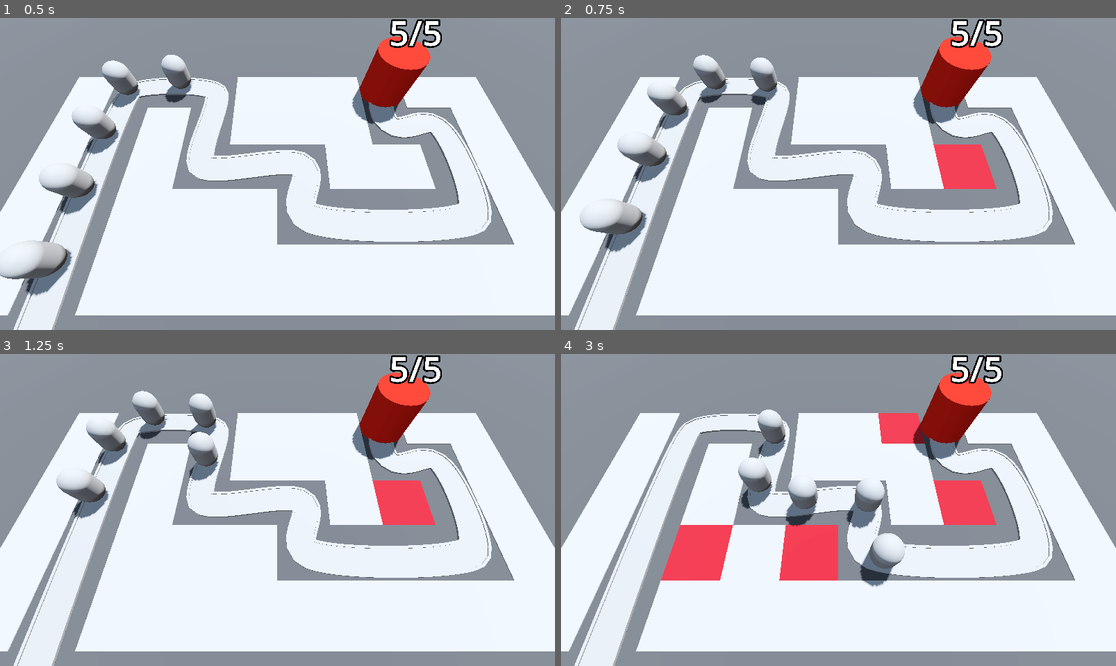
Above: before the commit, frames 1-4 (two rows, left to right).
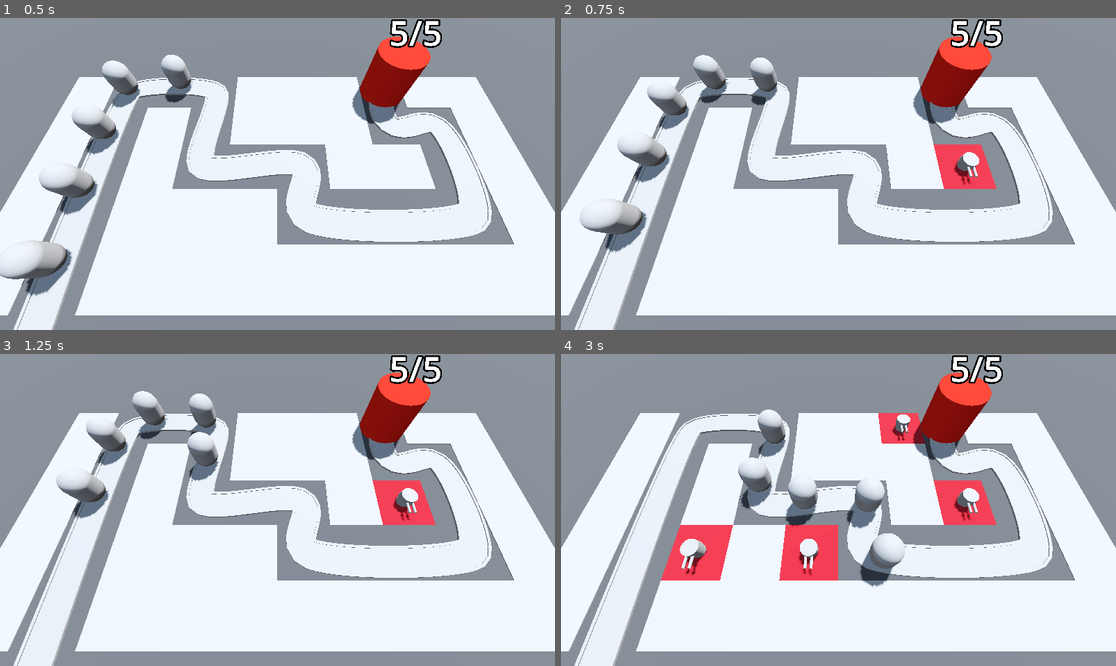
Above: after the commit, the same moments.

Repository: JonathanCarey13/BarbarrianBlaste
Game: Godot game, scene res://BaseLevel.tscn
Same seed, same stepped clock (60 frames per second), same inputs: the game is played once before the commit and once after it.
Inputs (mouse positions are in pixels of both pictures, inside the frame that each line leads up to):
- Up to frame 1 (0.5 s): no input
- Up to frame 2 (0.75 s): move the mouse to (960, 158) at 0.52 s; press the mouse at (960, 158) at 0.53 s
- Up to frame 3 (1.25 s): no input
- Up to frame 4 (3 s): move the mouse to (727, 525) at 1.27 s; release the mouse at (727, 525) at 1.28 s; click (727, 525) at 1.35 s; move the mouse to (894, 441) at 2.02 s; press the mouse at (894, 441) at 2.03 s; move the mouse to (810, 572) at 2.77 s; release the mouse at (810, 572) at 2.78 s; click (810, 572) at 2.85 s

Frame 1 is identical in both runs. In frame 2, 0.3% of the frame differs, in the area x 70-76%, y 42-54%; in frame 3, 0.3%; in frame 4, 1.1%, in the area x 21-76%, y 19-71%.

Commit message:
added ability to add turrets to gridmap

Diff:
--- a/BaseLevel.tscn
+++ b/BaseLevel.tscn
@@ -1,9 +1,11 @@
-[gd_scene load_steps=10 format=3 uid="uid://cd34dfm3l1ax0"]
+[gd_scene load_steps=12 format=3 uid="uid://cd34dfm3l1ax0"]
 
 [ext_resource type="PackedScene" uid="uid://b5esgievoe5jb" path="res://RayPickerCamera/ray_picker_camera.tscn" id="1_fbyuq"]
 [ext_resource type="MeshLibrary" uid="uid://02vobfcfsqo1" path="res://MeshLibraries/SpaceLibrary.tres" id="1_gxana"]
 [ext_resource type="PackedScene" uid="uid://dq12v17sltko8" path="res://Enemy/enemy.tscn" id="2_m1mmh"]
 [ext_resource type="PackedScene" uid="uid://cibs6nf8ajxk7" path="res://Base/Base.tscn" id="3_hxjds"]
+[ext_resource type="Script" path="res://TurretManager.gd" id="5_lm68n"]
+[ext_resource type="PackedScene" uid="uid://dglu0q8havkaj" path="res://Turret/turret.tscn" id="6_284p3"]
 
 [sub_resource type="StandardMaterial3D" id="StandardMaterial3D_rhsl6"]
 albedo_color = Color(0.266667, 0.266667, 0.266667, 1)
@@ -42,9 +44,10 @@
 [node name="WorldEnvironment" type="WorldEnvironment" parent="."]
 environment = SubResource("Environment_cf0nr")
 
-[node name="RayPickerCamera" parent="." node_paths=PackedStringArray("gridmap") instance=ExtResource("1_fbyuq")]
+[node name="RayPickerCamera" parent="." node_paths=PackedStringArray("gridmap", "turret_manager") instance=ExtResource("1_fbyuq")]
 transform = Transform3D(1, 0, 0, 0, 0.422618, 0.906308, 0, -0.906308, 0.422618, 0, 14.5, 9.5)
 gridmap = NodePath("../GridMap")
+turret_manager = NodePath("../TurretManager")
 
 [node name="GridMap" type="GridMap" parent="."]
 mesh_library = ExtResource("1_gxana")
@@ -122,3 +125,7 @@
 
 [node name="Base" parent="." instance=ExtResource("3_hxjds")]
 transform = Transform3D(1, 0, 0, 0, 1, 0, 0, 0, 1, 10, 0, -6)
+
+[node name="TurretManager" type="Node3D" parent="."]
+script = ExtResource("5_lm68n")
+turret = ExtResource("6_284p3")
--- a/RayPickerCamera/ray_picker_camera.gd
+++ b/RayPickerCamera/ray_picker_camera.gd
@@ -1,6 +1,7 @@
 extends Camera3D
 
 @export var gridmap: GridMap
+@export var turret_manager: Node3D
 
 @onready var ray_cast_3d: RayCast3D = $RayCast3D
 
@@ -19,5 +20,7 @@
 				var cell = gridmap.local_to_map(collision_point)
 				if gridmap.get_cell_item(cell) == 0:
 					gridmap.set_cell_item(cell, 1)
+					var tile_position = gridmap.map_to_local(cell)
+					turret_manager.build_turret(tile_position)
 	else:
 		Input.set_default_cursor_shape(Input.CURSOR_ARROW)
--- /dev/null
+++ b/Turret/turret.tscn
@@ -0,0 +1,32 @@
+[gd_scene load_steps=4 format=3 uid="uid://dglu0q8havkaj"]
+
+[sub_resource type="CylinderMesh" id="CylinderMesh_fyaqo"]
+height = 1.0
+
+[sub_resource type="CylinderMesh" id="CylinderMesh_quqa6"]
+top_radius = 0.6
+bottom_radius = 0.6
+height = 0.6
+
+[sub_resource type="CylinderMesh" id="CylinderMesh_r16y6"]
+top_radius = 0.1
+bottom_radius = 0.1
+height = 1.0
+
+[node name="Turret" type="Node3D"]
+
+[node name="TurretBase" type="MeshInstance3D" parent="."]
+transform = Transform3D(1, 0, 0, 0, 1, 0, 0, 0, 1, 0, 0.5, 0)
+mesh = SubResource("CylinderMesh_fyaqo")
+
+[node name="TurretTop" type="MeshInstance3D" parent="TurretBase"]
+transform = Transform3D(1, 0, 0, 0, 1, 0, 0, 0, 1, 0, 0.3, 0)
+mesh = SubResource("CylinderMesh_quqa6")
+
+[node name="Barrel" type="MeshInstance3D" parent="TurretBase"]
+transform = Transform3D(1, 0, 0, 0, -4.37114e-08, -1, 0, 1, -4.37114e-08, -0.2, 0.3, 0.85)
+mesh = SubResource("CylinderMesh_r16y6")
+
+[node name="Barrel2" type="MeshInstance3D" parent="TurretBase"]
+transform = Transform3D(1, 0, 0, 0, -4.37114e-08, -1, 0, 1, -4.37114e-08, 0.2, 0.3, 0.85)
+mesh = SubResource("CylinderMesh_r16y6")
--- /dev/null
+++ b/TurretManager.gd
@@ -0,0 +1,8 @@
+extends Node3D
+
+@export var turret: PackedScene
+
+func build_turret(turret_position: Vector3) -> void:
+	var new_turret = turret.instantiate()
+	add_child(new_turret)
+	new_turret.global_position = turret_position
Not shown: 4 places in MeshLibraries/SpaceLibrary.tres that only renumber resources
